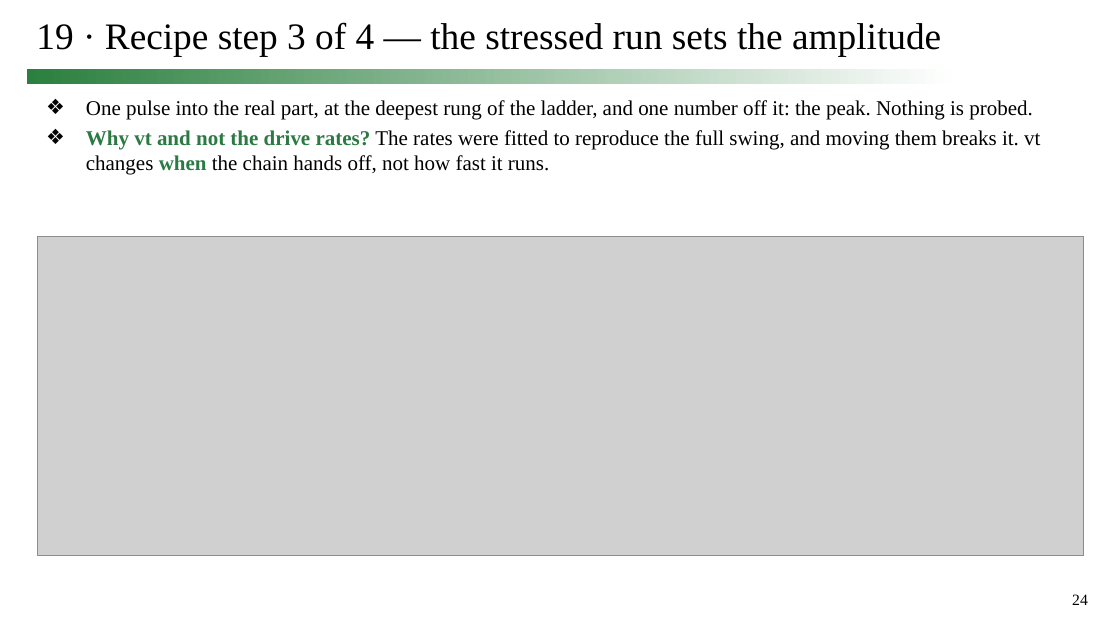
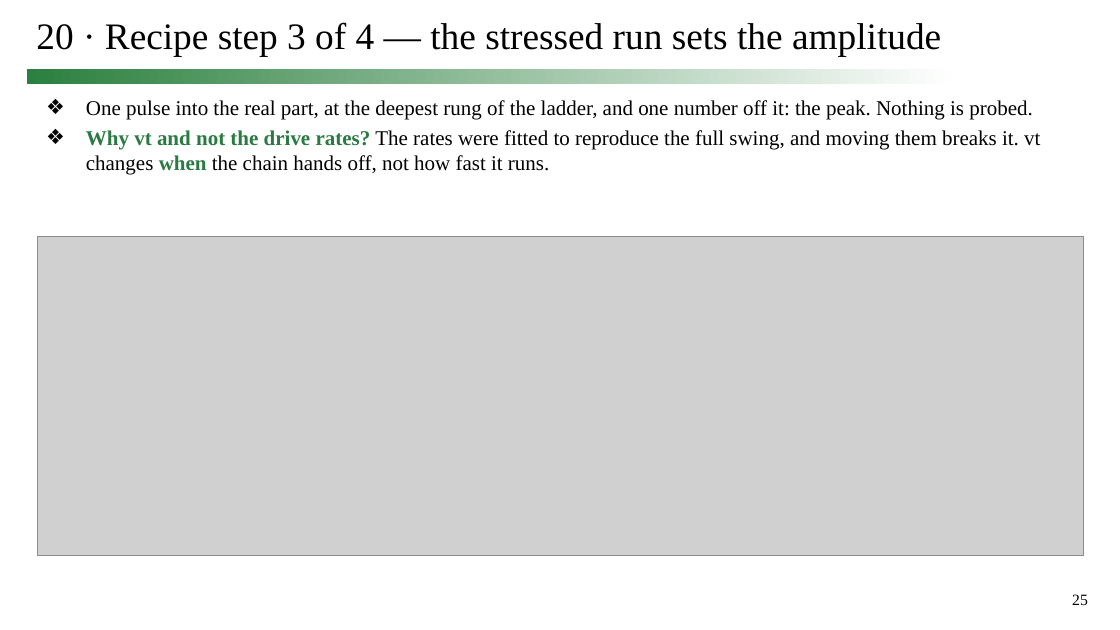
Before and after one commit to simon9721/ibis_comparison, a slide deck: slide 25 of results/meeting_deck_2026-09-24/0924_track1_story.pptx (slide 24 before the commit). Drawn at 1120x630 pixels with LibreOffice and Linux fonts; fonts in the diff are those of the drawing; grey boxes stand for pictures. Boxes give left, top, right and bottom in pixels: in the first picture for what was removed or moved away, otherwise in the second. Text is boxed around its words. In the diff, an @@ line names an element or a change of style, - is before the commit and + after.

```diff
--- a/results/meeting_deck_2026-09-24/0924_track1_story.pptx
+++ b/results/meeting_deck_2026-09-24/0924_track1_story.pptx
@@ title at (x1=36, y1=22, x2=941, y2=57): text changed @@
-19 · Recipe step 3 of 4 — the stressed run sets the amplitude
+20 · Recipe step 3 of 4 — the stressed run sets the amplitude
@@ page number at (x1=1072, y1=594, x2=1088, y2=605): text changed @@
-24
+25
```
Also in this commit, not shown: 13 other slides changed, 1 slide added, 5 other files.
